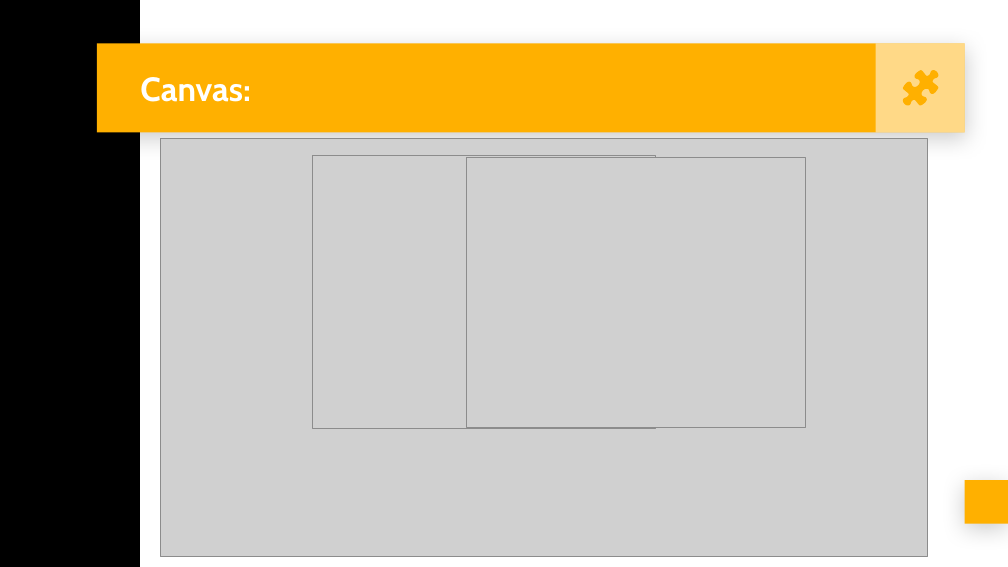
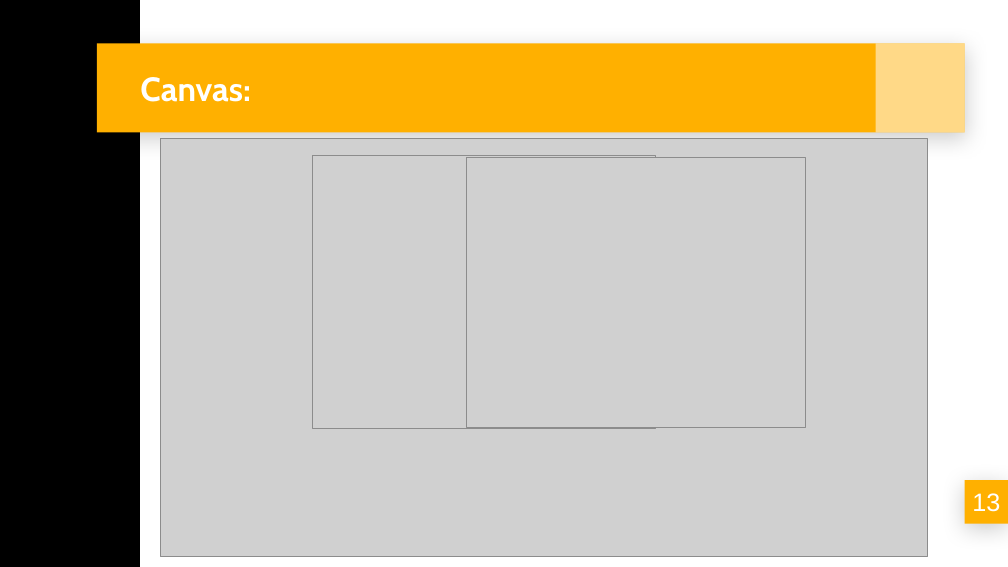
Before and after one commit to llmel/projeto2, a slide deck: slide 13 of documentacao/Slide/Slides Banca TCM.pptx. Drawn at 1008x567 pixels with LibreOffice and Linux fonts; fonts in the diff are those of the drawing; grey boxes stand for pictures. Boxes give left, top, right and bottom in pixels: in the first picture for what was removed or moved away, otherwise in the second. Text is boxed around its words. In the diff, an @@ line names an element or a change of style, - is before the commit and + after.

```diff
--- a/documentacao/Slide/Slides Banca TCM.pptx
+++ b/documentacao/Slide/Slides Banca TCM.pptx
@@ freeform shape removed at (903,71,938,106) @@
@@ text added at (972,493,1000,512), 18 pt, text #FFFFFF @@
+13
```
Also in this commit, not shown: 11 other slides changed, 4 slides added, 4 slides removed.
